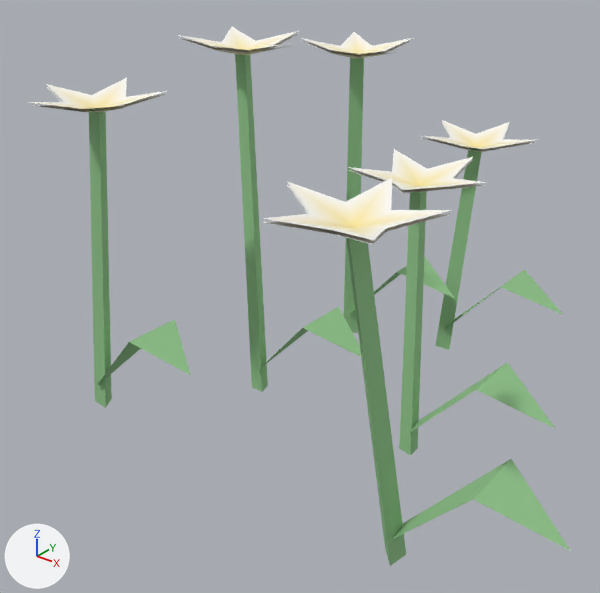
Renders of the glTF model assets/models/env/flower_patch.glb from each side of a commit.
Camera for both pictures: a 50 mm lens placed at (0.54, -0.681, 0.569), pointed at (0.022, -0.035, 0.168). The lights are fixed; the arrows at lower left show +X, +Y and +Z. The older version comes first. Vertices at exactly the same position are counted once.

Objects in the first picture: 'Flowers'.
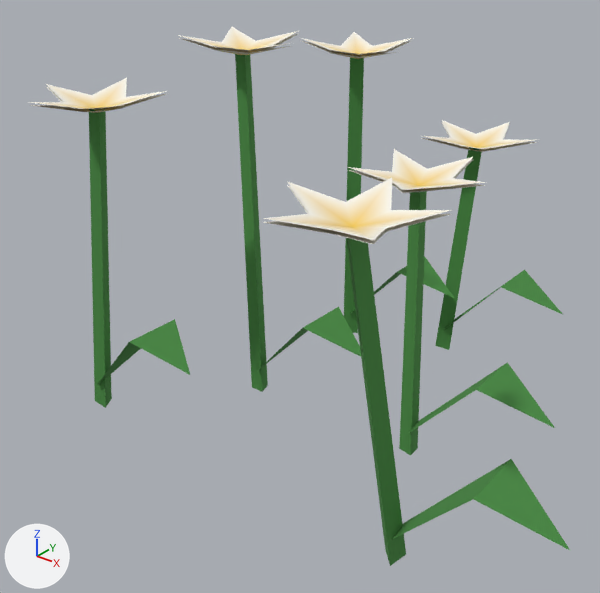
The change in detail:
me_flowers has 198 vertices, 186 faces and spans x -0.242..0.391, y -0.255..0.324, z -0.001..0.426.
me_flowers is used by ob_flowers; location (0.0, 0.0, 0.0).
me_flowers part 1: 120 faces centred in x -0.202..0.23, y -0.221..0.284, z 0.29..0.416 are repainted in the vertex colours; the middle colour goes from white #fefdf9 to white #fdfbf2.
me_flowers part 2: 66 faces centred in x -0.19..0.338, y -0.182..0.256, z 0.06..0.272 are repainted in the vertex colours; the middle colour goes from green #8fc289 to green #468a40.

Location of each change, (x1, y1, x2, y2) in pixels of the pictures (600 x 593 px):
part 1 of me_flowers, recoloured
    both: (54, 30, 519, 244)
part 2 of me_flowers, recoloured (darker)
    both: (89, 54, 570, 566)
